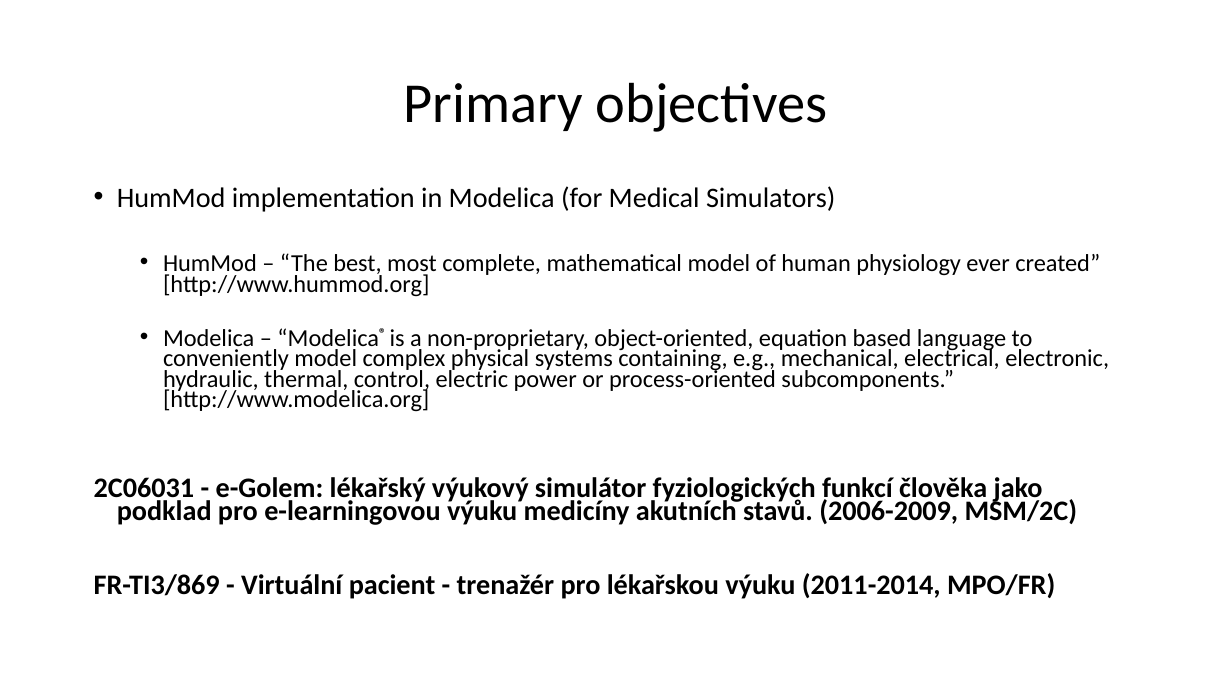
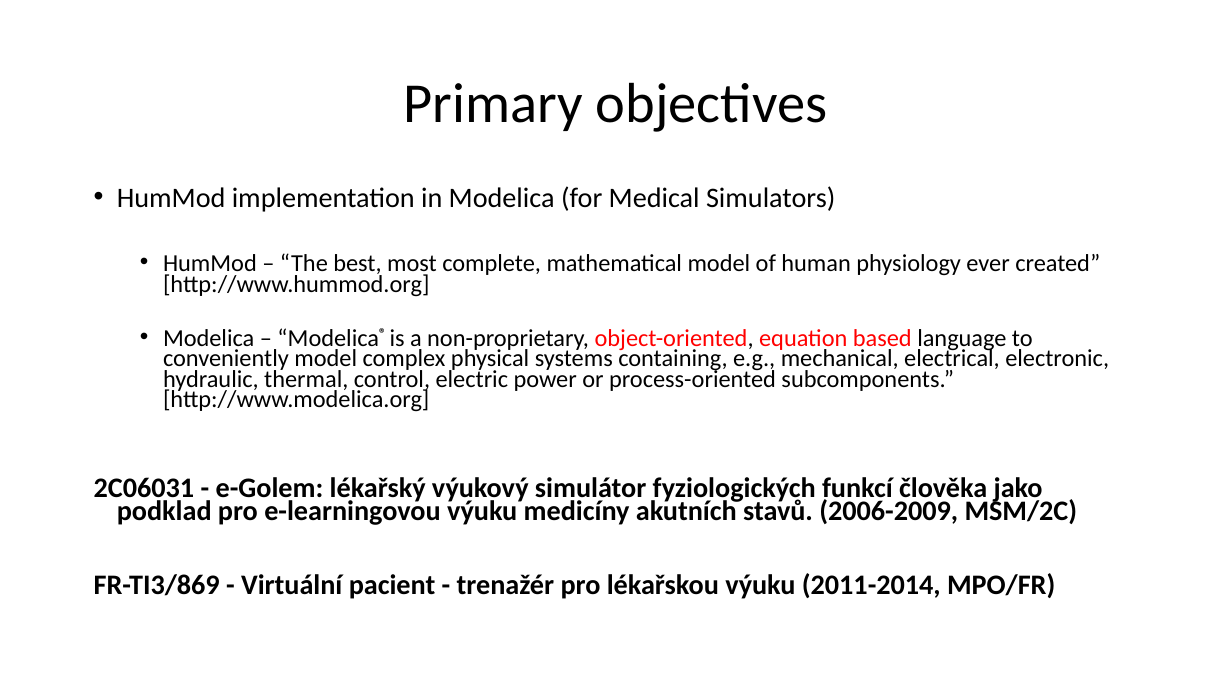
Before and after one commit to MarekMatejak/dissertation, a slide deck: slide 2 of obhajoba.ppt. Drawn at 1232x693 pixels with LibreOffice and Linux fonts; fonts in the diff are those of the drawing. Boxes give left, top, right and bottom in pixels: in the first picture for what was removed or moved away, otherwise in the second. Text is boxed around its words. In the diff, an @@ line names an element or a change of style, - is before the commit and + after.

```diff
--- a/obhajoba.ppt
+++ b/obhajoba.ppt
@@ text at [163,328,1109,412]: text colour #000000 to #FF0000 in "object-oriented, equation based" @@
```
Also in this commit, not shown: 1 other slide changed.
